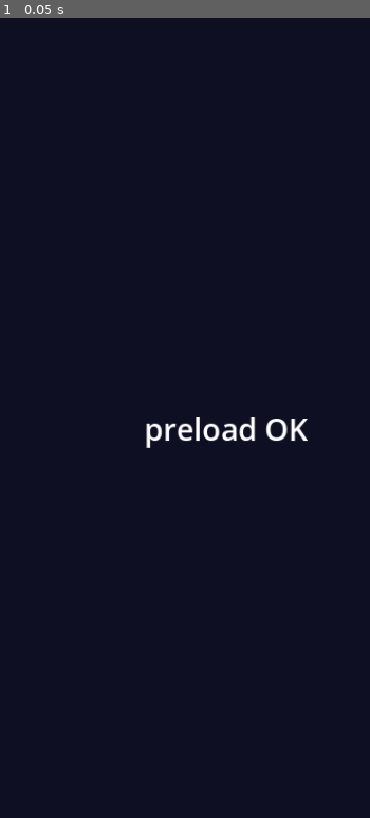
Above: before the commit, frame 1.
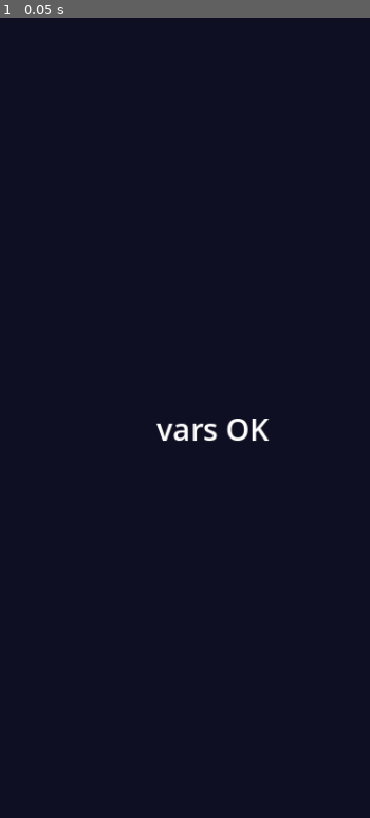
Above: after the commit, the same moment.

Repository: canoninfo01-arch/magic-circle-game-godot
Game: Godot game, scene res://scenes/BattleScene.tscn
The game is run twice, just before and just after one commit, with the same random seed, the same clock (stepped at 60 frames per second) and the same inputs.
Inputs:
- Up to frame 1 (0.05 s): no input

The runs differ from the first frame. In frame 1, 0.7% of the frame differs, in the area x 39-84%, y 49-54%.

Commit message:
test: 変数宣言を追加して二分探索
Co-Authored-By: Claude Sonnet 4.6 <noreply@anthropic.com>

Diff:
--- a/scripts/BattleScene.gd
+++ b/scripts/BattleScene.gd
@@ -2,6 +2,62 @@
 
 const _Characters = preload("res://scripts/Characters.gd")
 const _Shapes     = preload("res://scripts/Shapes.gd")
+
+const TARGET_R   := 140.0
+const TURN_TIME  := 10.0
+
+var W: float; var H: float
+var tx: float; var ty: float
+
+var party          : Array = []
+var selected_techs : Array = []
+var party_index    : int   = 0
+var next_index     : int   = 0
+var character      : Dictionary = {}
+
+var game_state    : String = "pre_select"
+var boss_max_hp   : int    = 1000
+var boss_hp       : int    = 1000
+var player_max_hp : int    = 300
+var player_hp     : int    = 300
+var round_num     : int    = 1
+var max_rounds    : int    = 3
+
+var turn_active      : bool  = false
+var turn_time_limit  : float = TURN_TIME
+var turn_start_sec   : float = 0.0
+var fio_frozen_sec   : float = 0.0
+var fio_freeze_start : float = -1.0
+var stored_attacks   : Array = []
+var current_shape    : String = "circle"
+var sample_pts       : Array[Vector2] = []
+var fio_guide_r      : float = TARGET_R
+var fio_tween        : Tween = null
+var guide_tween      : Tween = null
+
+var trace_pts      : Array[Vector2] = []
+var draw_start_sec : float  = 0.0
+var round_start_sec: float  = 0.0
+var active_touches : Dictionary = {}
+var pending_timer  : SceneTreeTimer = null
+
+var camera         : Camera2D
+var guide_rail     : Line2D
+var guide_line     : Line2D
+var trace_line     : Line2D
+var ui_layer       : CanvasLayer
+
+var boss_hp_fill   : ColorRect; var boss_hp_lbl    : Label
+var boss_name_lbl  : Label;     var round_lbl      : Label
+var player_hp_fill : ColorRect; var player_hp_lbl  : Label
+var timer_lbl      : Label;     var combo_lbl      : Label
+var result_lbl     : Label;     var power_lbl      : Label
+var hint_lbl       : Label;     var tech_lbl       : Label
+var next_lbl       : Label
+var party_slots    : Array = []
+
+var pre_sel_root   : Control = null
+var tech_btns      : Array   = []
 
 func _ready() -> void:
 	var cl = CanvasLayer.new()
@@ -11,7 +67,7 @@
 	bg.set_anchors_and_offsets_preset(Control.PRESET_FULL_RECT)
 	cl.add_child(bg)
 	var lbl = Label.new()
-	lbl.text = "preload OK"
+	lbl.text = "vars OK"
 	lbl.add_theme_font_size_override("font_size", 32)
 	lbl.add_theme_color_override("font_color", Color.WHITE)
 	lbl.set_anchors_and_offsets_preset(Control.PRESET_CENTER)
